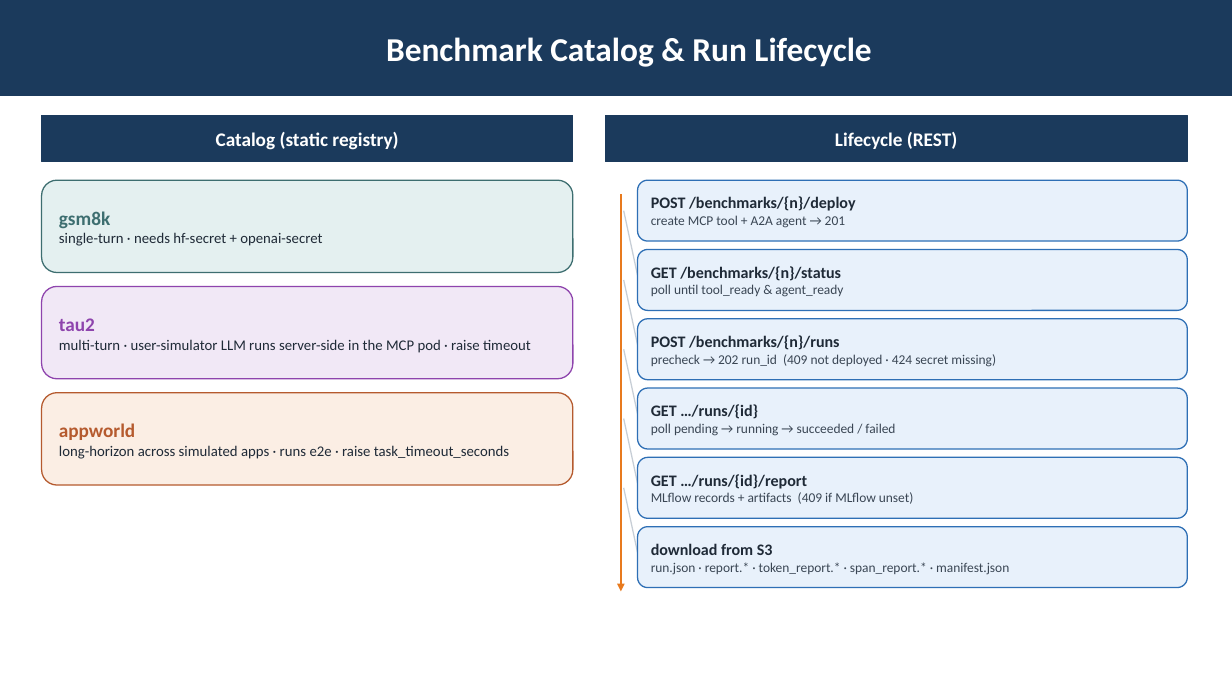
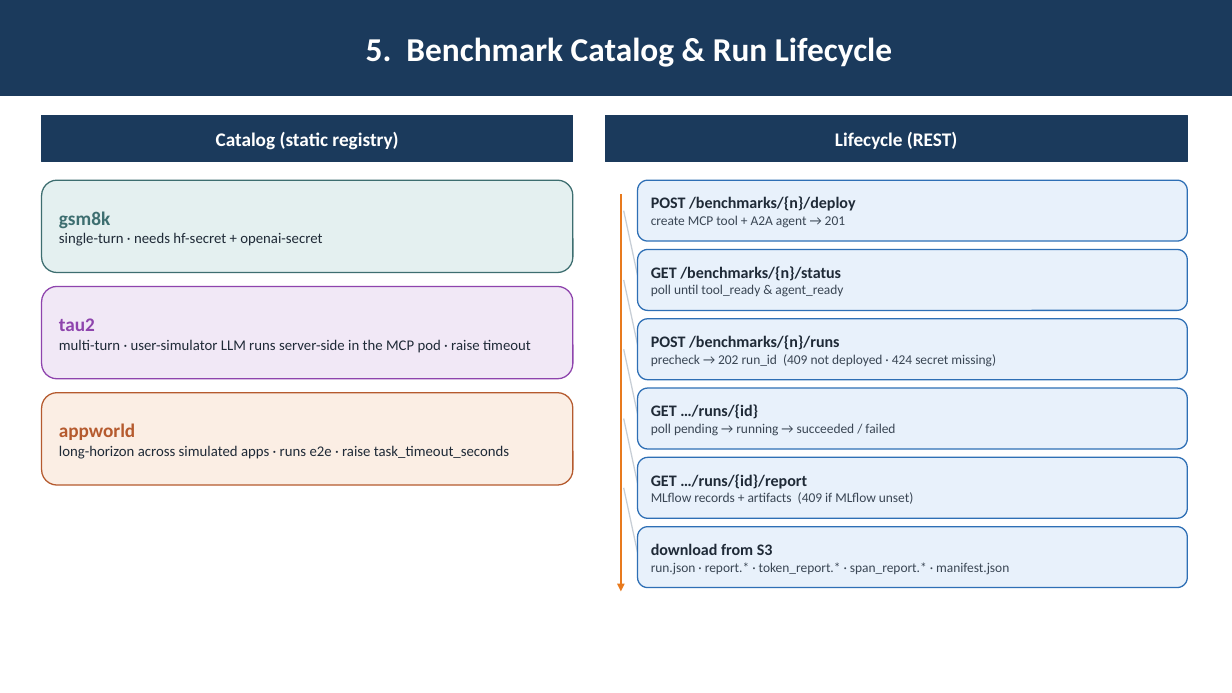
Before and after one commit to webchang/benchmarking, a slide deck: slide 7 of docs/BenchmarkingService.pptx. Drawn at 1232x693 pixels with LibreOffice and Linux fonts; fonts in the diff are those of the drawing. Boxes give left, top, right and bottom in pixels: in the first picture for what was removed or moved away, otherwise in the second. Text is boxed around its words. In the diff, an @@ line names an element or a change of style, - is before the commit and + after.

```diff
--- a/docs/BenchmarkingService.pptx
+++ b/docs/BenchmarkingService.pptx
@@ text in rectangle at [366,37,892,67]: text changed @@
-Benchmark Catalog & Run Lifecycle
+5. Benchmark Catalog & Run Lifecycle
```
Also in this commit, not shown: 9 other slides changed, 1 other file.
